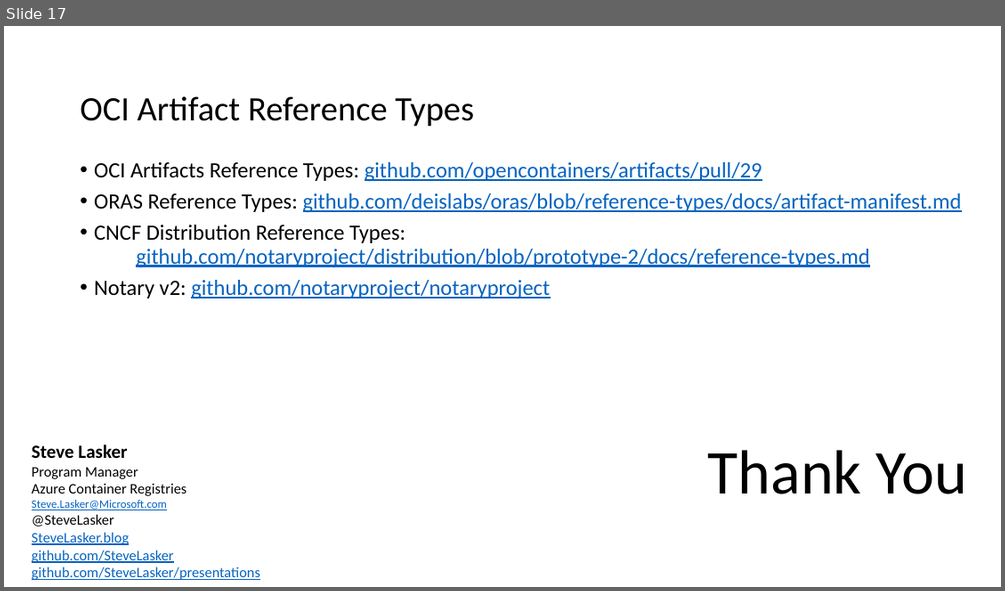
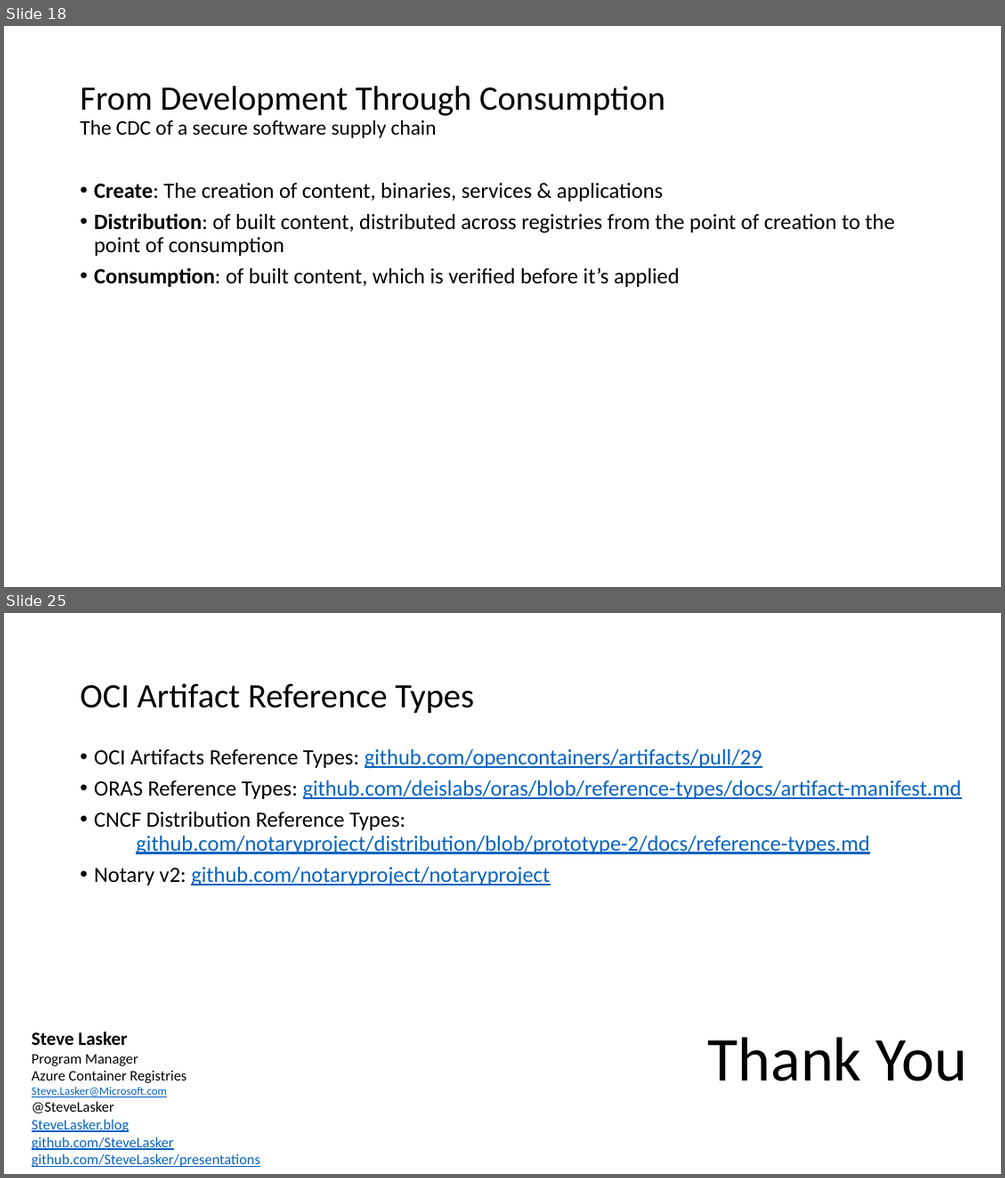
Before and after one commit to SteveLasker/Presentations, a slide deck: oci-artifacts/OCI-Artifact-ReferenceType-Overview.pptx. Shown one above the other, each under a label of ours: slide 17 before the commit, slides 18 and 25 after it; the slides between them are not shown. The pictures are 1005x591 and 1005x1178 pixels, drawn with LibreOffice and Linux fonts; fonts in the diff are those of the drawing; background and template pictures are left out. Boxes give left, top, right and bottom in pixels: in the first picture for what was removed or moved away, otherwise in the second. Text is boxed around its words. In the diff, an @@ line names an element or a change of style, - is before the commit and + after.

```diff
--- a/oci-artifacts/OCI-Artifact-ReferenceType-Overview.pptx
+++ b/oci-artifacts/OCI-Artifact-ReferenceType-Overview.pptx
@@ slide 18 added at bbox=[4, 26, 1001, 587], background #FFFFFF @@
@@ title added at bbox=[80, 86, 665, 138], 20 pt, text #000000 @@
+From Development Through Consumption
+The CDC of a secure software supply chain
@@ text added at bbox=[94, 183, 894, 287], 21 pt, text #000000 @@
+• Create: The creation of content, binaries, services & applications
+• Distribution: of built content, distributed across registries from the point of creation to the point of consumption
+• Consumption: of built content, which is verified before it’s applied
@@ what was slide 17 is now slide 25 @@
```
Also in this commit, not shown: 7 other slides added, 2 other files.
